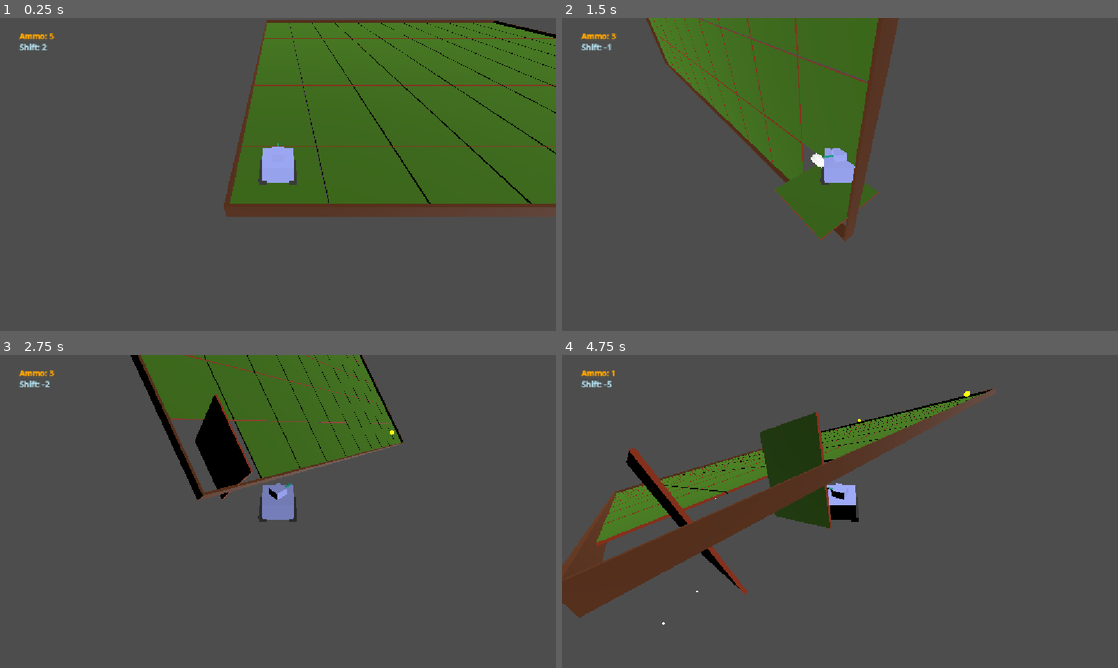
Above: before the commit, frames 1-4 (two rows, left to right).
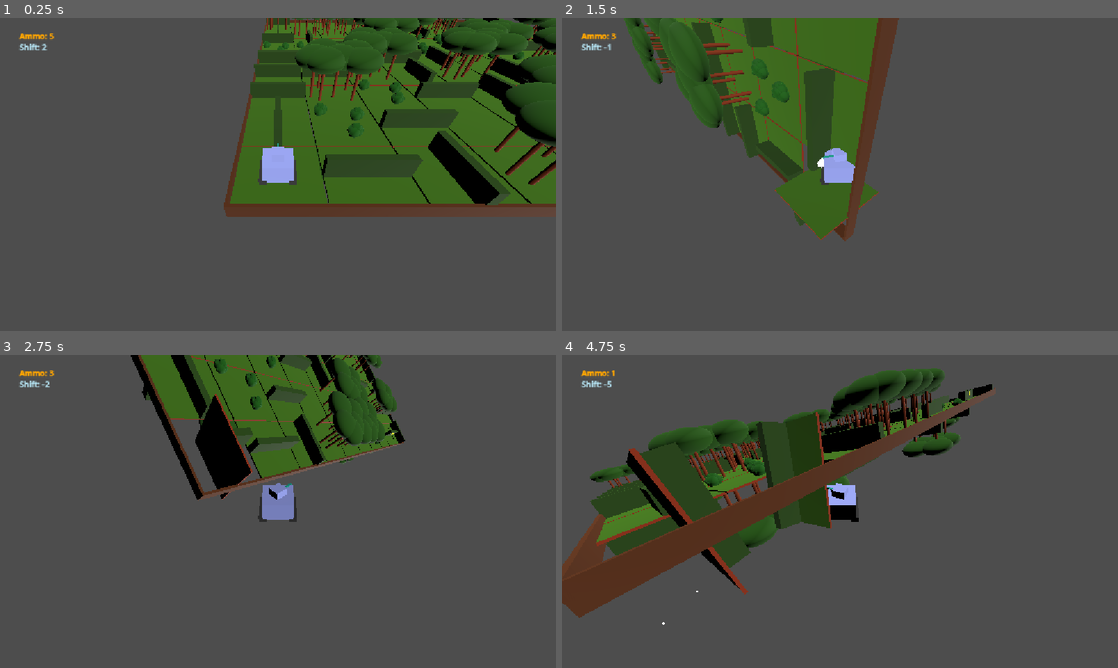
Above: after the commit, the same moments.

Repository: Grihgrix/Tank_Shift
Game: Godot game, scene res://Game scenes/Main_game_scene.tscn
Two runs of this game, one before a commit and one after it. Both use one fixed random seed, a clock stepped at 60 frames per second and the inputs below.
Inputs (mouse positions are in pixels of both pictures, inside the frame that each line leads up to):
- Up to frame 1 (0.25 s): no input
- Up to frame 2 (1.5 s): tap Enter (ui_accept) at 0.5, 0.77 s; move the mouse to (617, 55) at 0.52 s; hold Right (ui_right) 0.53-1.28 s; right-click (617, 55) at 0.6 s; click (617, 55) at 0.67 s; move the mouse to (728, 190) at 1.27 s; hold Down (ui_down) from 1.28 s (still down); click (728, 190) at 1.35 s
- Up to frame 3 (2.75 s): tap Enter (ui_accept) at 1.52 s; move the mouse to (333, 442) at 2.02 s; release Down (ui_down) at 2.03 s; hold Right (ui_right) from 2.03 s (still down); right-click (333, 442) at 2.1 s
- Up to frame 4 (4.75 s): move the mouse to (812, 574) at 2.77 s; release Right (ui_right) at 2.78 s; hold Up (ui_up) 2.78-3.53 s; click (812, 574) at 2.85 s; tap Enter (ui_accept) at 3.02, 3.77, 4.52 s; move the mouse to (1006, 558) at 3.52 s; hold Left (ui_left) from 3.53 s (still down); right-click (1006, 558) at 3.6 s; move the mouse to (617, 392) at 4.27 s; click (617, 392) at 4.35 s

The runs differ from the first frame. In frame 1, 15% of the frame differs, in the area x 45-100%, y 0-60%; in frame 2, 7.2%; in frame 3, 4.9%; in frame 4, 12%.

Commit message:
Landscape now instantiated properly

Diff:
--- a/Game scenes/Terrain scenes/terrain_tile.gd
+++ b/Game scenes/Terrain scenes/terrain_tile.gd
@@ -42,6 +42,20 @@
 
 	# Pick a downside landscape
 	var downside_landscape_key = landscape_filtered_array.pick_random()
+
+
+	##########################
+	# Instantiate landscapes #
+	##########################
+
+	instantiate_landscape(Upside_landscape, upside_landscape_key)
+	instantiate_landscape(Downside_landscape, downside_landscape_key)
+
+
+func instantiate_landscape(parent_node, selected_landscape):
+	var SELECTED_LANDSCAPE = landscapes_dict[selected_landscape]
+	var landscape:Node = SELECTED_LANDSCAPE.instantiate()
+	parent_node.add_child(landscape)
 
 
 # Called every frame. 'delta' is the elapsed time since the previous frame.
